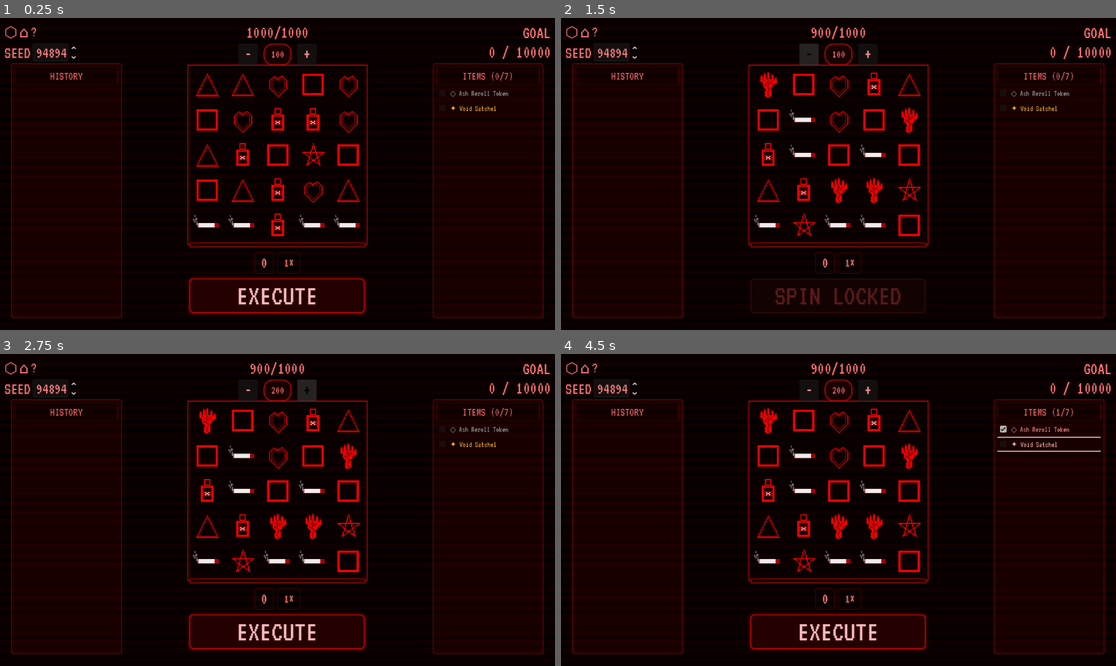
Above: before the commit, frames 1-4 (two rows, left to right).
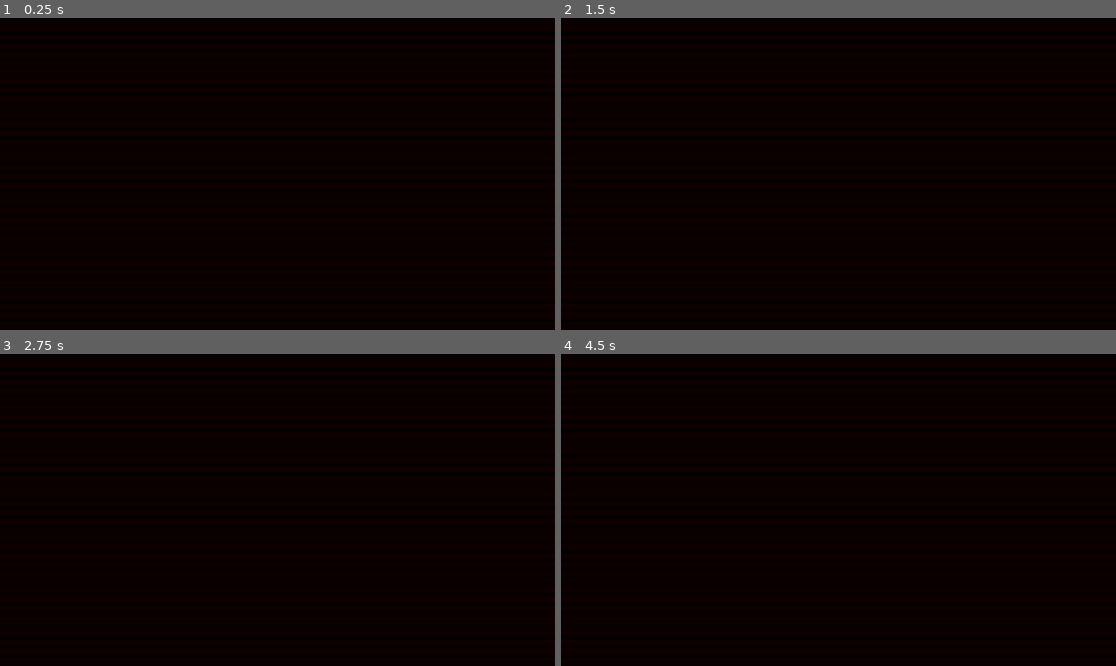
Above: after the commit, the same moments.

Repository: Wabbl0/AXEL
Game: Godot game, scene res://combat/combat_test.tscn
Same seed, same stepped clock (60 frames per second), same inputs: the game is played once before the commit and once after it. This scene is started directly instead of the project's main scene.
Inputs (mouse positions are in pixels of both pictures, inside the frame that each line leads up to):
- Up to frame 1 (0.25 s): no input
- Up to frame 2 (1.5 s): click (838, 295) at 0.5 s, where only the run before the commit has a clickable "EXECUTE"; click (810, 55) at 1.25 s, where only the run before the commit has a clickable "-"
- Up to frame 3 (2.75 s): click (305, 391) at 2 s, where only the run before the commit has a clickable "+"
- Up to frame 4 (4.5 s): click (1049, 428) at 2.75 s, where only the run before the commit has a clickable "◇ Ash Reroll Token"; click (1049, 444) at 3.5 s, where only the run before the commit has a clickable "✦ Void Satchel"; tap Enter (ui_accept) at 4.25 s; move the mouse to (960, 494) at 4.27 s; hold Right (ui_right) from 4.28 s (still down); tap E at 4.35 s; click (960, 494) at 4.42 s

The runs differ from the first frame. In frame 1, 8.5% of the frame differs, in the area x 0-100%, y 2-97%; in frame 2, 6.8%; in frame 3, 8.9%; in frame 4, 8.9%.

Commit message:
Refactor combat_test scene to streamline UI components and enhance layout
- Removed obsolete nodes and StyleBoxFlat resources to simplify the combat_test scene.
- Updated visibility settings for various UI elements to improve clarity and organization.
- Adjusted layout parameters for better responsiveness and alignment across different screen sizes.
- Verified functionality through testing to ensure smooth integration of the updated UI structure.

Diff:
--- a/AXEL/axel_project/combat/combat_test.tscn
+++ b/AXEL/axel_project/combat/combat_test.tscn
@@ -1,78 +1,9 @@
 [gd_scene format=3 uid="uid://c7wake2sd6m4d"]
 
 [ext_resource type="Script" uid="uid://dpb8qwgd5xo7d" path="res://combat/scripts/combat_test.gd" id="1_combat_test"]
-[ext_resource type="PackedScene" path="res://combat/scenes/combat_root.tscn" id="2_combat_root"]
 [ext_resource type="Theme" path="res://combat/ui/terminal_theme.tres" id="3_theme"]
 [ext_resource type="Script" uid="uid://c0ok3xo41wror" path="res://combat/scripts/premium_meter_circle.gd" id="4_meter"]
 [ext_resource type="Shader" uid="uid://c0q3vq1cvevaa" path="res://combat/shaders/scanline_overlay.gdshader" id="5_scanline"]
-
-[sub_resource type="StyleBoxFlat" id="StyleBoxFlat_corner_box"]
-content_margin_left = 10.0
-content_margin_top = 8.0
-content_margin_right = 10.0
-content_margin_bottom = 8.0
-bg_color = Color(0.06, 0, 0, 0.92)
-border_width_left = 2
-border_width_top = 2
-border_width_right = 2
-border_width_bottom = 2
-border_color = Color(0.78, 0.03, 0.03, 0.95)
-corner_radius_top_left = 4
-corner_radius_top_right = 4
-corner_radius_bottom_right = 4
-corner_radius_bottom_left = 4
-
-[sub_resource type="StyleBoxFlat" id="StyleBoxFlat_spin_normal"]
-bg_color = Color(0.14, 0, 0, 0.95)
-border_width_left = 2
-border_width_top = 2
-border_width_right = 2
-border_width_bottom = 2
-border_color = Color(0.78, 0.03, 0.03, 0.95)
-corner_radius_top_left = 8
-corner_radius_top_right = 8
-corner_radius_bottom_right = 8
-corner_radius_bottom_left = 8
-shadow_color = Color(1, 0, 0, 0.25)
-shadow_size = 6
-
-[sub_resource type="StyleBoxFlat" id="StyleBoxFlat_spin_pressed"]
-bg_color = Color(0.55, 0.02, 0.02, 1)
-border_width_left = 2
-border_width_top = 2
-border_width_right = 2
-border_width_bottom = 2
-border_color = Color(1, 0.35, 0.35, 1)
-corner_radius_top_left = 8
-corner_radius_top_right = 8
-corner_radius_bottom_right = 8
-corner_radius_bottom_left = 8
-
-[sub_resource type="StyleBoxFlat" id="StyleBoxFlat_spin_hover"]
-bg_color = Color(0.98, 0.06, 0.06, 0.95)
-border_width_left = 2
-border_width_top = 2
-border_width_right = 2
-border_width_bottom = 2
-border_color = Color(1, 0.65, 0.65, 1)
-corner_radius_top_left = 8
-corner_radius_top_right = 8
-corner_radius_bottom_right = 8
-corner_radius_bottom_left = 8
-shadow_color = Color(1, 0, 0, 0.45)
-shadow_size = 10
-
-[sub_resource type="StyleBoxFlat" id="StyleBoxFlat_spin_disabled"]
-bg_color = Color(0.08, 0.01, 0.01, 0.95)
-border_width_left = 2
-border_width_top = 2
-border_width_right = 2
-border_width_bottom = 2
-border_color = Color(0.22, 0.05, 0.05, 0.85)
-corner_radius_top_left = 8
-corner_radius_top_right = 8
-corner_radius_bottom_right = 8
-corner_radius_bottom_left = 8
 
 [sub_resource type="ShaderMaterial" id="ShaderMaterial_scanline"]
 shader = ExtResource("5_scanline")
@@ -126,11 +57,8 @@
 grow_vertical = 2
 color = Color(0, 0, 0, 1)
 
-[node name="CombatRoot" parent="." unique_id=952603979 instance=ExtResource("2_combat_root")]
-unique_name_in_owner = true
-visible = false
-
 [node name="TopBar" type="Control" parent="." unique_id=1946100084]
+visible = false
 layout_mode = 1
 anchor_right = 1.0
 anchor_bottom = 0.15
@@ -138,128 +66,9 @@
 grow_vertical = 2
 mouse_filter = 2
 
-[node name="MetaBox" type="PanelContainer" parent="TopBar" unique_id=1292551424]
-unique_name_in_owner = true
-layout_mode = 1
-offset_left = 24.0
-offset_top = 12.0
-offset_right = 264.0
-offset_bottom = 88.0
-theme_override_styles/panel = SubResource("StyleBoxFlat_corner_box")
-
-[node name="MetaContent" type="VBoxContainer" parent="TopBar/MetaBox" unique_id=493484402]
-layout_mode = 2
-theme_override_constants/separation = 4
-
-[node name="MetaIconsRow" type="HBoxContainer" parent="TopBar/MetaBox/MetaContent" unique_id=458772786]
-layout_mode = 2
-theme_override_constants/separation = 4
-
-[node name="GearIcon" type="Label" parent="TopBar/MetaBox/MetaContent/MetaIconsRow" unique_id=733162889]
-layout_mode = 2
-size_flags_horizontal = 0
-text = "⬡"
-horizontal_alignment = 1
-
-[node name="HomeIcon" type="Label" parent="TopBar/MetaBox/MetaContent/MetaIconsRow" unique_id=1366203816]
-layout_mode = 2
-size_flags_horizontal = 0
-text = "⌂"
-horizontal_alignment = 1
-
-[node name="ThirdIcon" type="Label" parent="TopBar/MetaBox/MetaContent/MetaIconsRow" unique_id=1571091976]
-layout_mode = 2
-size_flags_horizontal = 0
-text = "?"
-horizontal_alignment = 1
-
-[node name="SeedRow" type="HBoxContainer" parent="TopBar/MetaBox/MetaContent" unique_id=306691761]
-layout_mode = 2
-theme_override_constants/separation = 4
-
-[node name="SeedLabel" type="Label" parent="TopBar/MetaBox/MetaContent/SeedRow" unique_id=430077137]
-layout_mode = 2
-text = "SEED"
-
-[node name="SeedSpinBox" type="SpinBox" parent="TopBar/MetaBox/MetaContent/SeedRow" unique_id=516365597]
-unique_name_in_owner = true
-layout_mode = 2
-size_flags_horizontal = 3
-max_value = 4294967295.0
-value = 12345.0
-
-[node name="BankrollLabel" type="Label" parent="TopBar" unique_id=1441860414]
-unique_name_in_owner = true
-layout_mode = 1
-anchors_preset = 8
-anchor_left = 0.5
-anchor_top = 0.5
-anchor_right = 0.5
-anchor_bottom = 0.5
-offset_left = -120.0
-offset_top = -24.0
-offset_right = 120.0
-offset_bottom = 24.0
-grow_horizontal = 2
-grow_vertical = 2
-theme_override_font_sizes/font_size = 36
-text = "1000/1000"
-horizontal_alignment = 1
-vertical_alignment = 1
-
-[node name="GoalBox" type="PanelContainer" parent="TopBar" unique_id=131385751]
-unique_name_in_owner = true
-layout_mode = 1
-anchors_preset = 1
-anchor_left = 1.0
-anchor_right = 1.0
-offset_left = -264.0
-offset_top = 12.0
-offset_right = -24.0
-offset_bottom = 88.0
-grow_horizontal = 0
-theme_override_styles/panel = SubResource("StyleBoxFlat_corner_box")
-
-[node name="GoalLabel" type="Label" parent="TopBar/GoalBox" unique_id=300141295]
-unique_name_in_owner = true
-layout_mode = 2
-text = "GOAL
-0 / 0"
-horizontal_alignment = 1
-vertical_alignment = 1
-
-[node name="StakeSelector" type="HBoxContainer" parent="." unique_id=66713695]
+[node name="RightMeterStack" type="VBoxContainer" parent="." unique_id=133420764]
+visible = false
 layout_mode = 0
-offset_right = 360.0
-offset_bottom = 48.0
-theme_override_constants/separation = 12
-alignment = 1
-
-[node name="BetRow" type="HBoxContainer" parent="StakeSelector" unique_id=1953737693]
-layout_mode = 2
-theme_override_constants/separation = 12
-alignment = 1
-
-[node name="BetMinusButton" type="Button" parent="StakeSelector/BetRow" unique_id=2032393760]
-unique_name_in_owner = true
-custom_minimum_size = Vector2(40, 40)
-layout_mode = 2
-text = "-"
-
-[node name="BetLabel" type="Label" parent="StakeSelector/BetRow" unique_id=1277085146]
-unique_name_in_owner = true
-layout_mode = 2
-text = "1"
-
-[node name="BetPlusButton" type="Button" parent="StakeSelector/BetRow" unique_id=1519464377]
-unique_name_in_owner = true
-custom_minimum_size = Vector2(40, 40)
-layout_mode = 2
-text = "+"
-
-[node name="RightMeterStack" type="VBoxContainer" parent="." unique_id=133420764]
-visible = false
-layout_mode = 0
 
 [node name="PremiumMeterCircle" type="Control" parent="RightMeterStack" unique_id=856376828]
 unique_name_in_owner = true
@@ -267,16 +76,10 @@
 layout_mode = 2
 script = ExtResource("4_meter")
 
-[node name="MultiplierReadout" type="Label" parent="." unique_id=1004755644]
-unique_name_in_owner = true
-visible = false
-layout_mode = 0
-text = "0"
-horizontal_alignment = 1
-vertical_alignment = 1
-
 [node name="BudgetLabel" type="Label" parent="." unique_id=11483691]
 unique_name_in_owner = true
+visible = false
+z_index = 20
 layout_mode = 1
 anchors_preset = 12
 anchor_top = 1.0
@@ -288,26 +91,9 @@
 offset_bottom = -8.0
 grow_horizontal = 2
 grow_vertical = 0
+mouse_filter = 1
 theme_override_font_sizes/font_size = 20
 text = "SPIN LOG  0"
-
-[node name="SpinButton" type="Button" parent="." unique_id=1986715139]
-unique_name_in_owner = true
-visible = false
-custom_minimum_size = Vector2(0, 72)
-layout_mode = 0
-size_flags_horizontal = 4
-size_flags_vertical = 4
-theme_override_colors/font_color = Color(1, 0.73, 0.73, 1)
-theme_override_colors/font_pressed_color = Color(0.02, 0, 0, 1)
-theme_override_colors/font_hover_color = Color(0.02, 0, 0, 1)
-theme_override_colors/font_disabled_color = Color(0.35, 0.1, 0.1, 1)
-theme_override_font_sizes/font_size = 60
-theme_override_styles/normal = SubResource("StyleBoxFlat_spin_normal")
-theme_override_styles/pressed = SubResource("StyleBoxFlat_spin_pressed")
-theme_override_styles/hover = SubResource("StyleBoxFlat_spin_hover")
-theme_override_styles/disabled = SubResource("StyleBoxFlat_spin_disabled")
-text = "EXECUTE"
 
 [node name="ScanlineOverlay" type="ColorRect" parent="." unique_id=636258756]
 material = SubResource("ShaderMaterial_scanline")
@@ -447,6 +233,7 @@
 layout_mode = 2
 size_flags_horizontal = 3
 theme_override_font_sizes/font_size = 24
+disabled = true
 text = "BLOODY HANDS
 LOVE POWER
 
@@ -459,6 +246,7 @@
 layout_mode = 2
 size_flags_horizontal = 3
 theme_override_font_sizes/font_size = 24
+disabled = true
 text = "ALCOHOL
 STAR POWER
 
@@ -471,6 +259,7 @@
 layout_mode = 2
 size_flags_horizontal = 3
 theme_override_font_sizes/font_size = 24
+disabled = true
 text = "CIGARETTES
 STORM POWER
 
